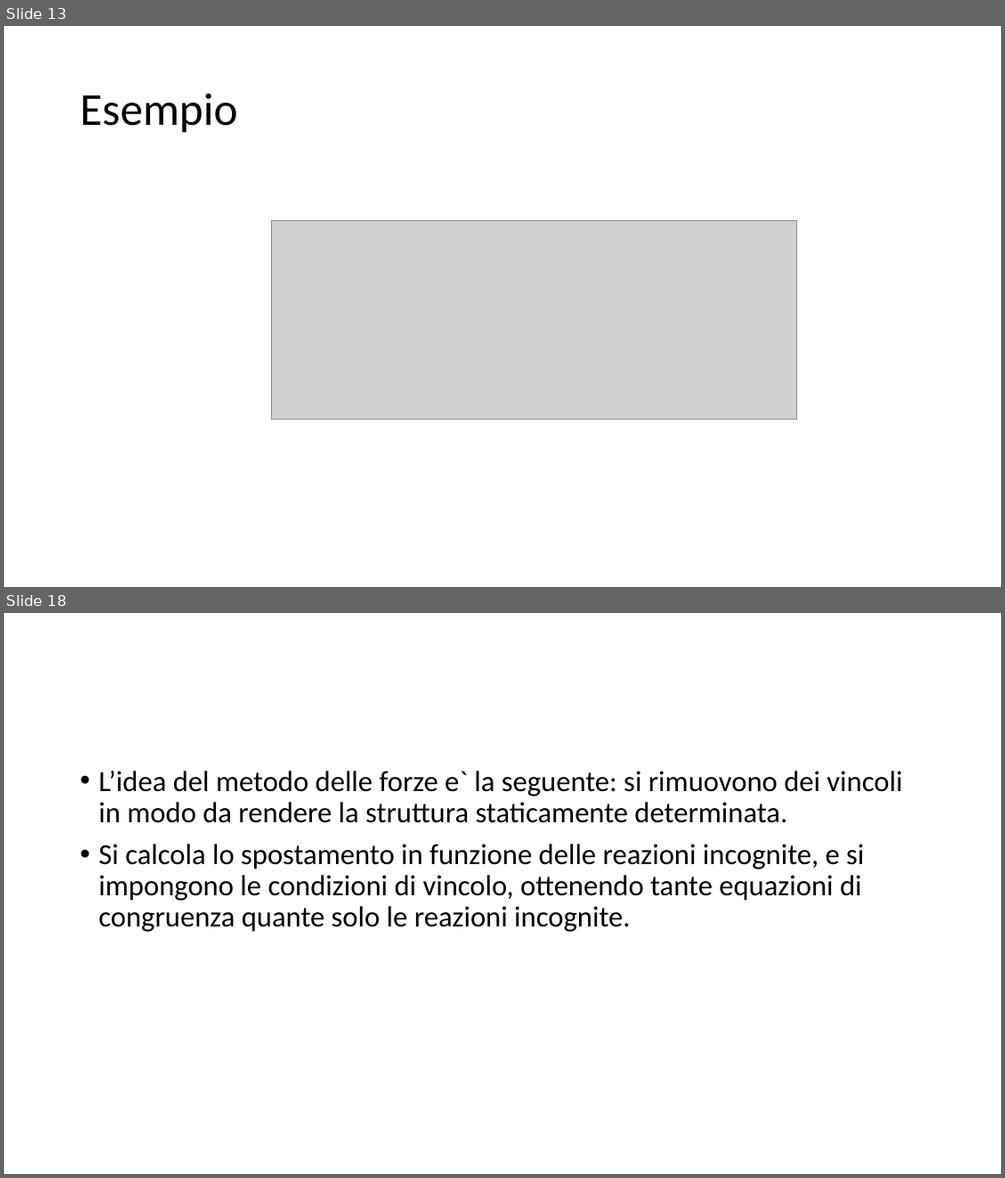
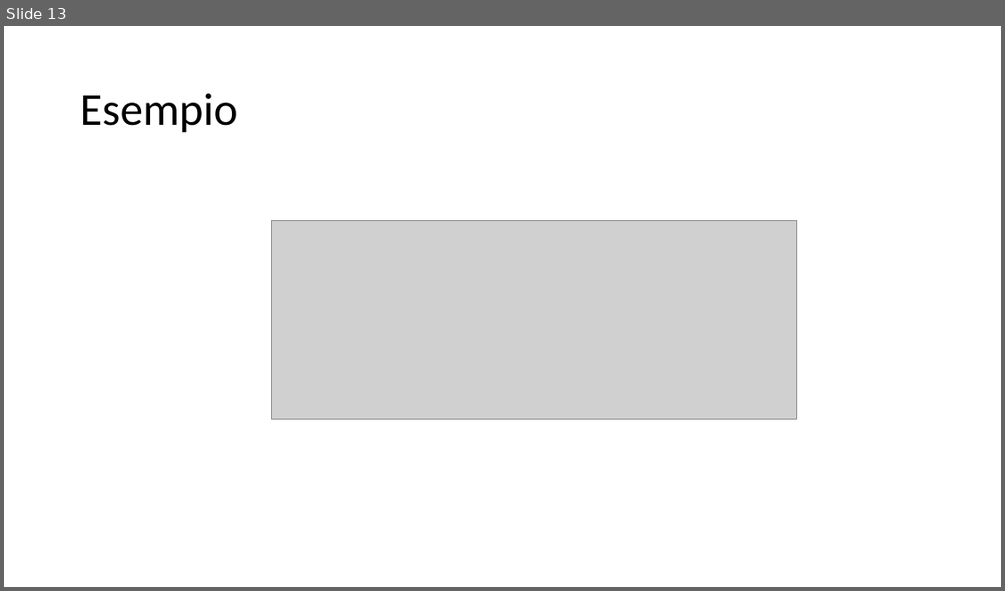
Before and after one commit to giuseppetomassetti/SdC, a slide deck: lezioni/H 10-13 deformazione nelle travi inflesse.pptx. Shown one above the other, each under a label of ours: slides 13 and 18 before the commit, slide 13 after it; the slides between them are not shown. The pictures are 1005x1178 and 1005x591 pixels, drawn with LibreOffice and Linux fonts; fonts in the diff are those of the drawing; grey boxes stand for pictures. Boxes give left, top, right and bottom in pixels: in the first picture for what was removed or moved away, otherwise in the second. Text is boxed around its words. In the diff, an @@ line names an element or a change of style, - is before the commit and + after.

```diff
--- a/lezioni/H 10-13 deformazione nelle travi inflesse.pptx
+++ b/lezioni/H 10-13 deformazione nelle travi inflesse.pptx
@@ slide 18 removed at [4,613,1001,1174], background #FFFFFF @@
@@ text removed at [98,771,902,932] @@
-• L’idea del metodo delle forze e` la seguente: si rimuovono dei vincoli in modo da rendere la struttura staticamente determinata.
-• Si calcola lo spostamento in funzione delle reazioni incognite, e si impongono le condizioni di vincolo, ottenendo tante equazioni di congruenza quante solo le reazioni incognite.
```
Also in this commit, not shown: 10 other slides removed, 49 other files.
